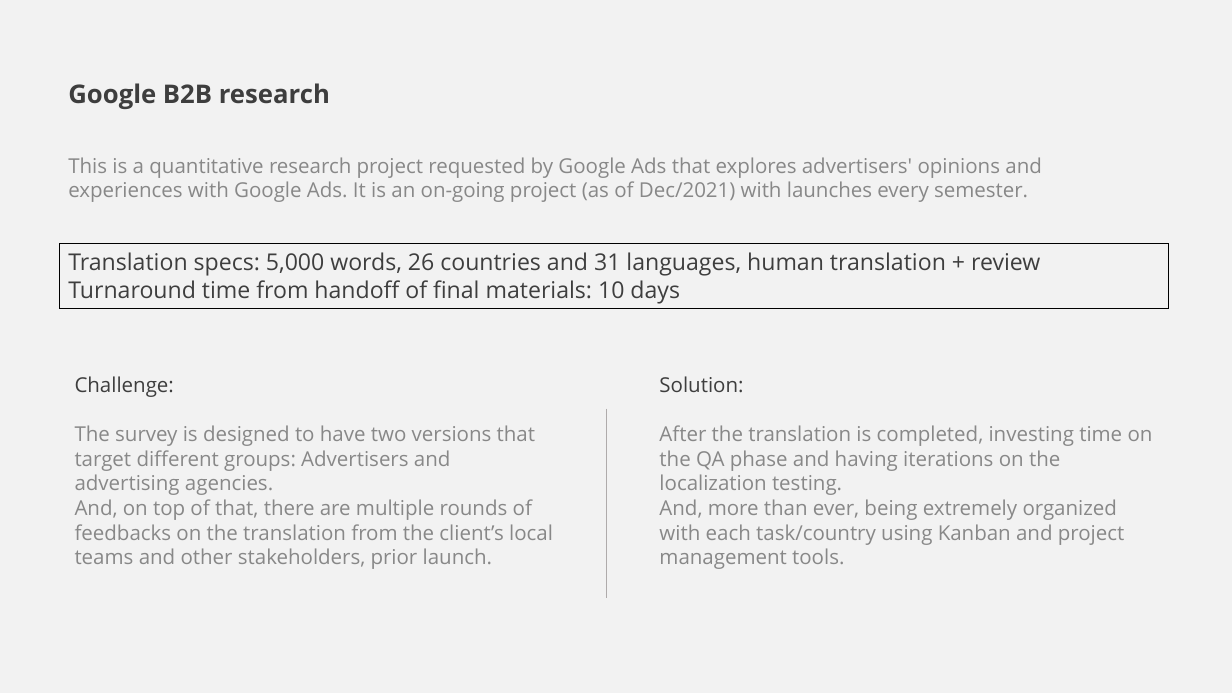
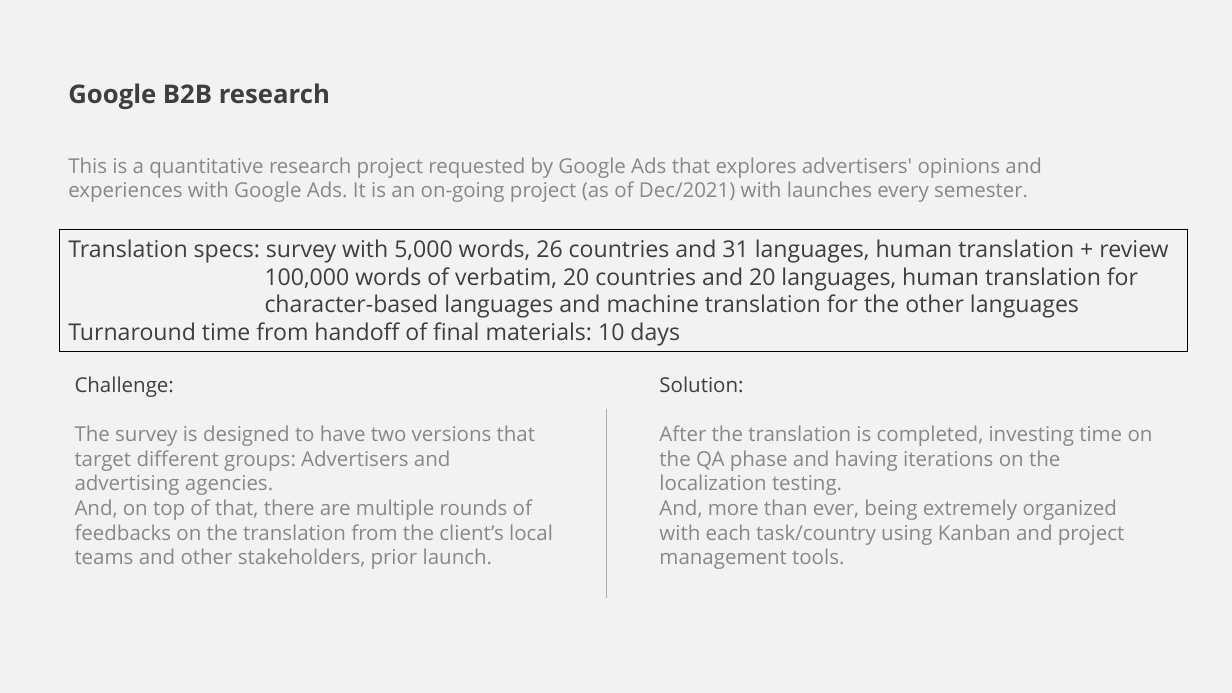
Before and after one commit to miriankimura/miriankimura, a slide deck: slide 1 of files/Google B2B research.pptx. Drawn at 1232x693 pixels with LibreOffice and Linux fonts; fonts in the diff are those of the drawing. Boxes give left, top, right and bottom in pixels: in the first picture for what was removed or moved away, otherwise in the second. Text is boxed around its words. In the diff, an @@ line names an element or a change of style, - is before the commit and + after.

```diff
--- a/files/Google B2B research.pptx
+++ b/files/Google B2B research.pptx
@@ rectangle "Translation specs: survey with 5,000 ...": place and size @@
-rectangle "Translation specs: survey with 5,000 ..." at [59,243,1169,309]
+rectangle "Translation specs: survey with 5,000 ..." at [59,230,1188,351]
@@ text in rectangle at [68,239,1168,318]: text changed @@
-Translation specs: 5,000 words, 26 countries and 31 languages, human translation + review
+Translation specs: survey with 5,000 words, 26 countries and 31 languages, human translation + review 100,000 words of verbatim, 20 countries and 20 languages, human translation for character-based languages and machine translation for the other languages
```
Also in this commit, not shown: 10 other files.
